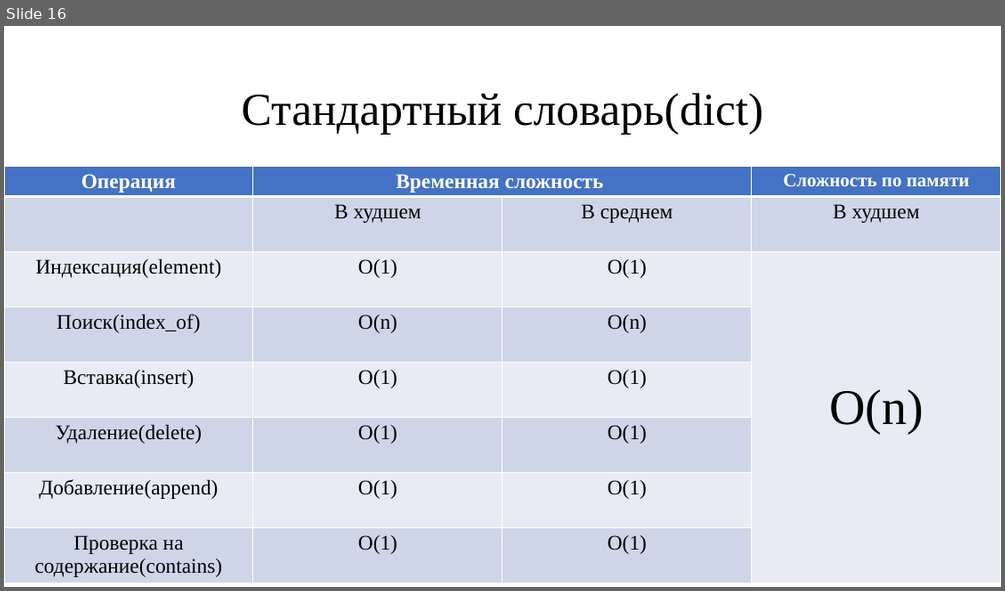
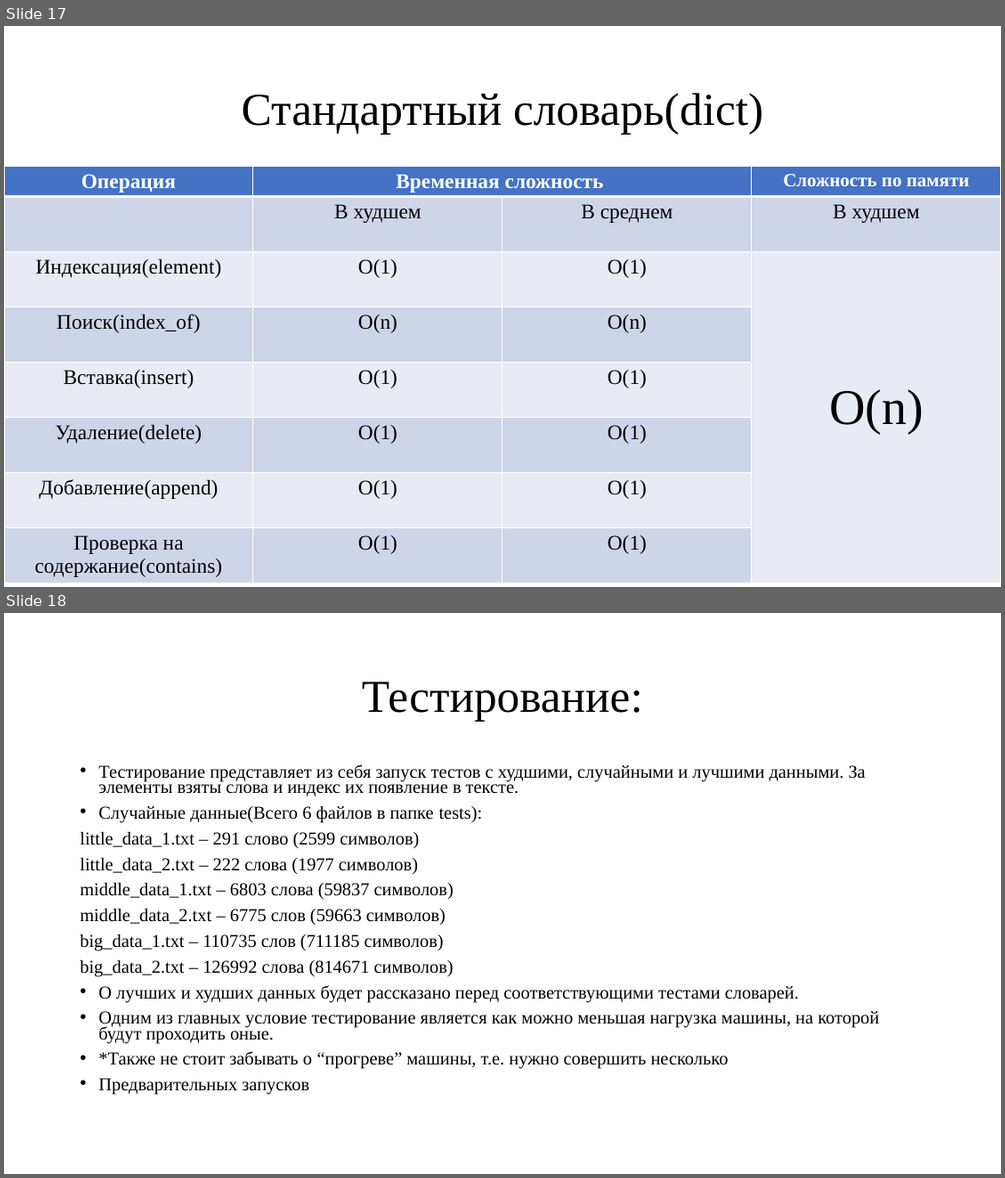
Before and after one commit to ZenoReT/Dictionaries, a slide deck: отчет.pptx. Shown one above the other, each under a label of ours: slide 16 before the commit, slides 17 and 18 after it. The pictures are 1005x591 and 1005x1178 pixels, drawn with LibreOffice and Linux fonts; fonts in the diff are those of the drawing. Boxes give left, top, right and bottom in pixels: in the first picture for what was removed or moved away, otherwise in the second. Text is boxed around its words. In the diff, an @@ line names an element or a change of style, - is before the commit and + after.

Commit message:
All tests are working now

```diff
--- a/отчет.pptx
+++ b/отчет.pptx
@@ slide 18 added at [4, 613, 1001, 1174], background #FFFFFF @@
@@ title added at [362, 682, 643, 721], 44 pt, text #000000 @@
+Тестирование:
@@ text added at [80, 764, 879, 1094], 17.5 pt, text #000000 @@
+• Тестирование представляет из себя запуск тестов с худшими, случайными и лучшими данными. За элементы взяты слова и индекс их появление в тексте.
+• Случайные данные(Всего 6 файлов в папке tests):
+little_data_1.txt – 291 слово (2599 символов)
+little_data_2.txt – 222 слова (1977 символов)
+middle_data_1.txt – 6803 слова (59837 символов)
+middle_data_2.txt – 6775 слов (59663 символов)
+big_data_1.txt – 110735 слов (711185 символов)
+big_data_2.txt – 126992 слова (814671 символов)
+• О лучших и худших данных будет рассказано перед соответствующими тестами словарей.
+• Одним из главных условие тестирование является как можно меньшая нагрузка машины, на которой будут проходить оные.
+• *Также не стоит забывать о “прогреве” машины, т.е. нужно совершить несколько
+• Предварительных запусков
@@ what was slide 16 is now slide 17 @@
```
Also in this commit, not shown: 109 other slides added, 12 other files.
